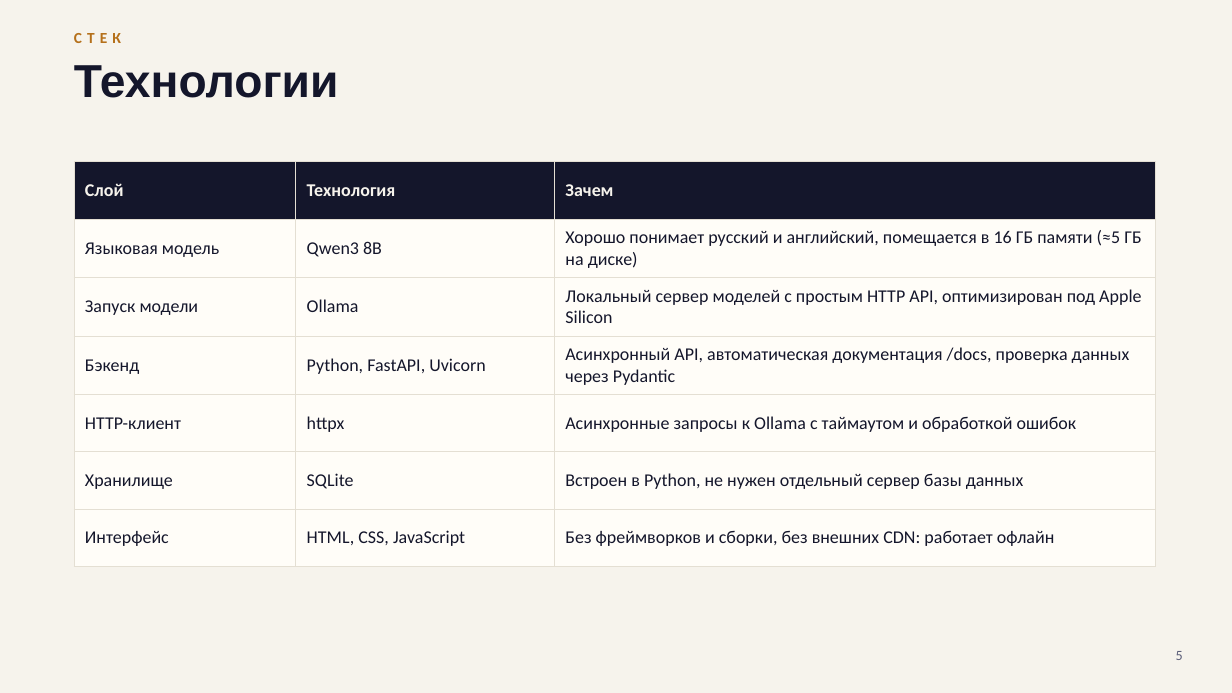
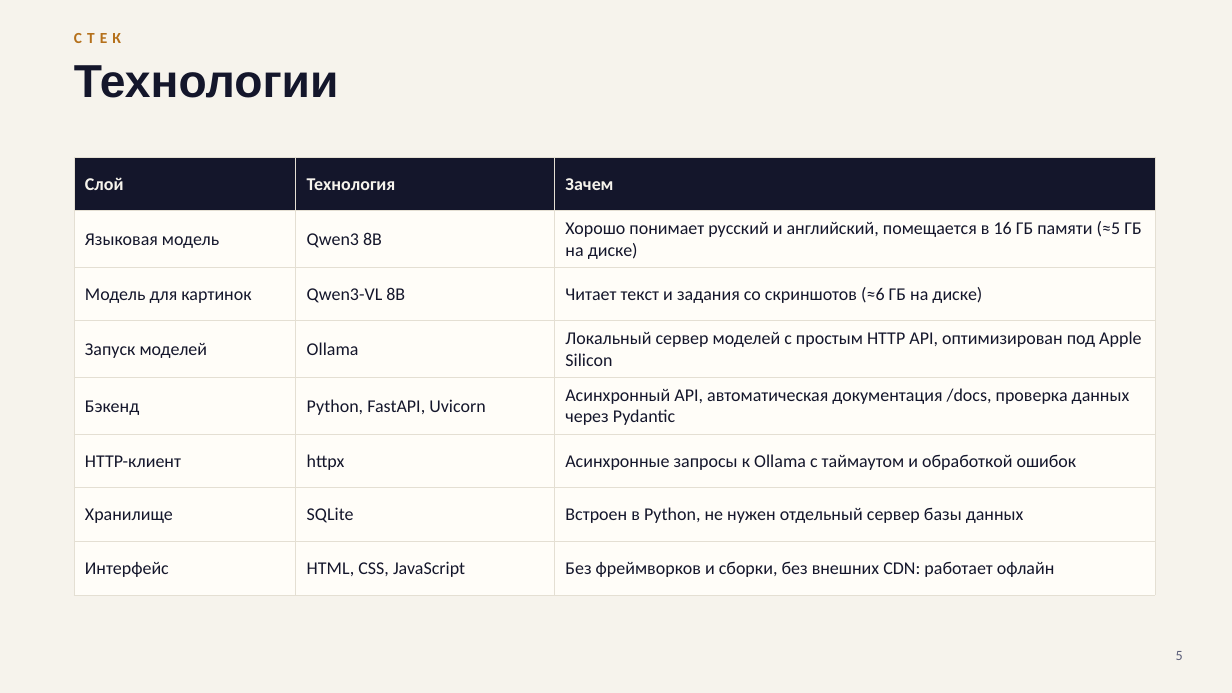
Before and after one commit to surnova2703/lumelle, a slide deck: slide 5 of docs/Lumo_AI_tech_RU.pptx. Drawn at 1232x693 pixels with LibreOffice and Linux fonts; fonts in the diff are those of the drawing. Boxes give left, top, right and bottom in pixels: in the first picture for what was removed or moved away, otherwise in the second. Text is boxed around its words. In the diff, an @@ line names an element or a change of style, - is before the commit and + after.

```diff
--- a/docs/Lumo_AI_tech_RU.pptx
+++ b/docs/Lumo_AI_tech_RU.pptx
@@ table at (74, 157, 1155, 581) @@
-row 3: Запуск модели | Ollama | Локальный сервер моделей с простым HTTP API, оптимизирован под Apple Silicon
+row 3: Модель для картинок | Qwen3-VL 8B | Читает текст и задания со скриншотов (≈6 ГБ на диске)
+row 4: Запуск моделей | Ollama | Локальный сервер моделей с простым HTTP API, оптимизирован под Apple Silicon
@@ table: place and size @@
-table at (74, 162, 1155, 550)
+table at (74, 157, 1155, 581)
```
Also in this commit, not shown: 9 other slides changed, 38 other files.
